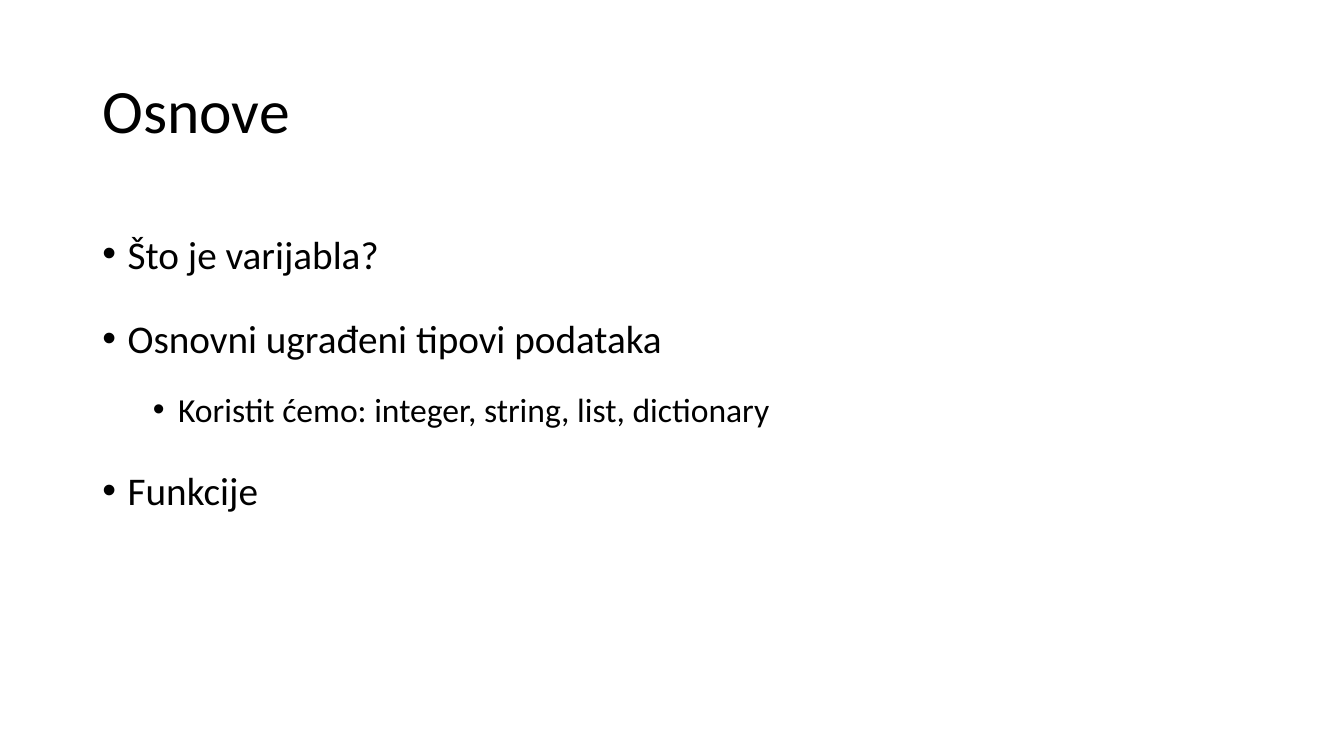
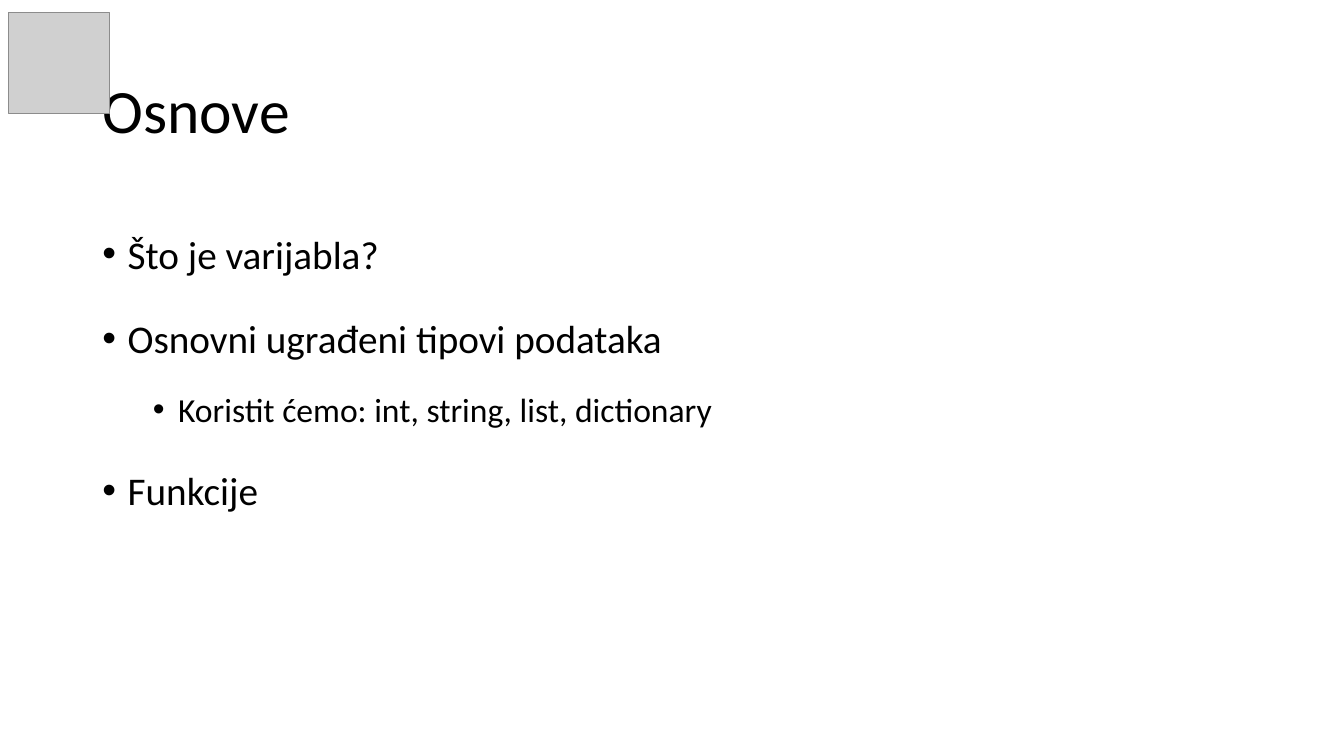
Before and after one commit to IstrazivackiCentarMladih/IstraziUzPython, a slide deck: slide 3 of IstraziUzPython.pptx. Drawn at 1344x756 pixels with LibreOffice and Linux fonts; fonts in the diff are those of the drawing; grey boxes stand for pictures. Boxes give left, top, right and bottom in pixels: in the first picture for what was removed or moved away, otherwise in the second. Text is boxed around its words. In the diff, an @@ line names an element or a change of style, - is before the commit and + after.

```diff
--- a/IstraziUzPython.pptx
+++ b/IstraziUzPython.pptx
@@ picture added at bbox=[9, 12, 110, 113] @@
@@ text at bbox=[178, 398, 712, 428]: text changed @@
-  • Koristit ćemo: integer, string, list, dictionary
+  • Koristit ćemo: int, string, list, dictionary
```
Also in this commit, not shown: 23 other slides changed, 2 slides added, 9 other files.
